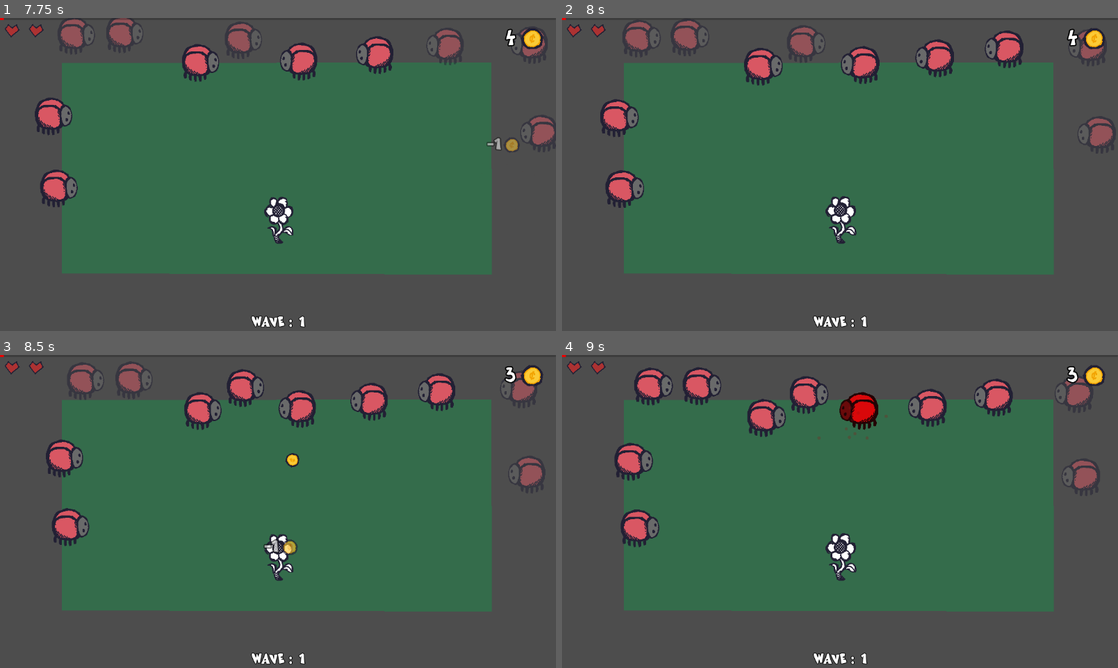
Above: before the commit, frames 1-4 (two rows, left to right).
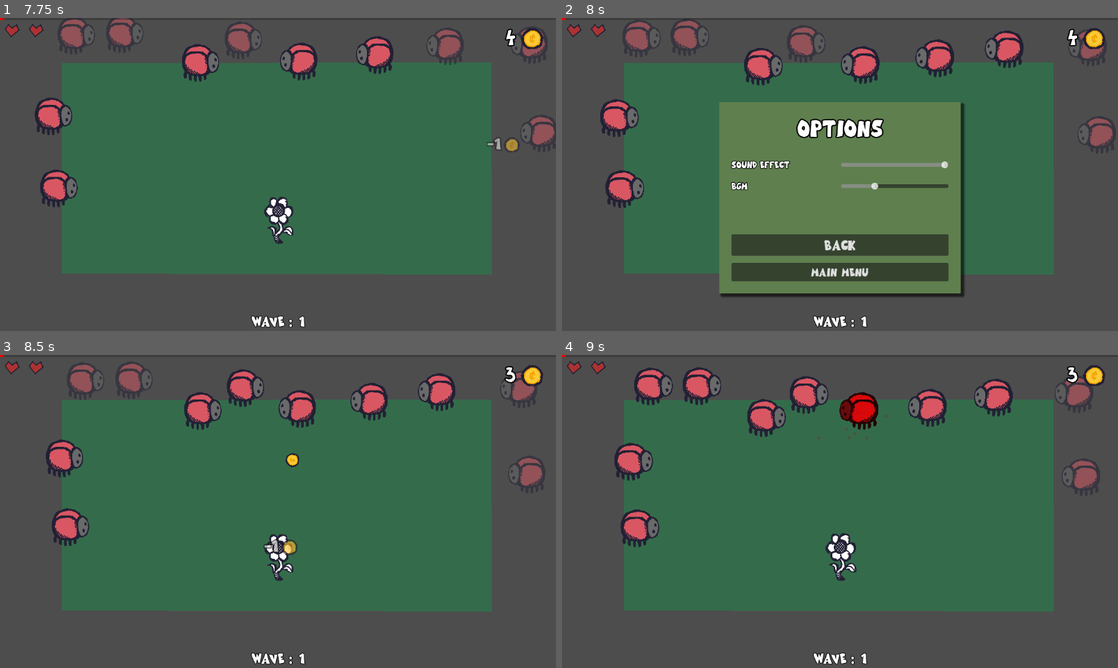
Above: after the commit, the same moments.

Repository: sh1ft15/secret
Game: Godot game, scene res://scenes/menu.tscn
The game is run twice, just before and just after one commit, with the same random seed, the same clock (stepped at 60 frames per second) and the same inputs.
Inputs (mouse positions are in pixels of both pictures, inside the frame that each line leads up to):
- Up to frame 1 (7.75 s): click "Credit" at 0.5 s; click "Main Menu" at 1.25 s; click "Start" at 2 s; tap Enter at 2.75 s; drag from (278, 218) to (333, 105) at 2.77 s; drag from (166, 190) to (278, 218) at 3.52 s; move the mouse to (333, 105) at 4.27 s; press the mouse at (333, 105) at 4.28 s; release the mouse at (333, 105) at 5 s; drag from (5, 93) to (278, 168) at 5.02 s; drag from (22, 180) to (305, 174) at 5.77 s; drag from (61, 18) to (194, 96) at 6.52 s; move the mouse to (500, 155) at 7.27 s; press the mouse at (500, 155) at 7.28 s
- Up to frame 2 (8 s): tap Escape (escape, bound only after the commit) at 7.9 s
- Up to frame 3 (8.5 s): release the mouse at (500, 492) at 8 s; click (278, 583) at 8 s, where only the run after the commit has a clickable "Back"
- Up to frame 4 (9 s): drag from (1084, 473) to (840, 555) at 8.77 s

Frame 1 is identical in both runs. In frame 2, 27% of the frame differs, in the area x 28-73%, y 26-90%; in frame 3, less than 0.1%; in frame 4, nothing differs.

Commit message:
Added option screen

Diff:
--- a/project.godot
+++ b/project.godot
@@ -28,6 +28,11 @@
 "events": [Object(InputEventMouseButton,"resource_local_to_scene":false,"resource_name":"","device":-1,"window_id":0,"a …(253 unchanged characters)…
 ]
 }
+escape={
+"deadzone": 0.5,
+"events": [Object(InputEventKey,"resource_local_to_scene":false,"resource_name":"","device":0,"window_id":0,"alt_pressed":false,"shift_pressed":false,"ctrl_pressed":false,"meta_pressed":false,"pressed":false,"keycode":0,"physical_keycode":4194305,"key_label":0,"unicode":0,"location":0,"echo":false,"script":null)
+]
+}
 
 [rendering]
 
--- a/scenes/credit.tscn
+++ b/scenes/credit.tscn
@@ -89,4 +89,9 @@
 theme_override_font_sizes/font_size = 30
 text = "Main Menu"
 
+[node name="AudioStreamPlayer2D" type="AudioStreamPlayer2D" parent="."]
+volume_db = -2.0
+pitch_scale = 2.0
+
+[connection signal="mouse_entered" from="Panel/VBoxContainer/Button" to="." method="_on_button_mouse_entered"]
 [connection signal="pressed" from="Panel/VBoxContainer/Button" to="." method="_on_button_pressed"]
--- a/scenes/game_over_screen.tscn
+++ b/scenes/game_over_screen.tscn
@@ -1,10 +1,10 @@
-[gd_scene load_steps=8 format=3 uid="uid://cc6gcl8dv6725"]
+[gd_scene load_steps=7 format=3 uid="uid://cc6gcl8dv6725"]
 
 [ext_resource type="Script" path="res://scripts/game_over_screen.gd" id="1_fywxd"]
 [ext_resource type="FontFile" uid="uid://0jrk3kh3t8wc" path="res://fonts/RuthlessSketch-q2xD6.ttf" id="2_nbasg"]
 
 [sub_resource type="StyleBoxFlat" id="StyleBoxFlat_6tj23"]
-bg_color = Color(0.972549, 0.972549, 0.92549, 1)
+bg_color = Color(0.372549, 0.498039, 0.305882, 1)
 expand_margin_left = 20.0
 expand_margin_top = 20.0
 expand_margin_right = 20.0
@@ -28,9 +28,6 @@
 font_size = 25
 outline_size = 6
 outline_color = Color(0, 0, 0, 1)
-
-[sub_resource type="StyleBoxFlat" id="StyleBoxFlat_d1s5v"]
-bg_color = Color(0, 0, 0, 1)
 
 [node name="GameOverScreen" type="CenterContainer"]
 anchors_preset = 8
@@ -144,7 +141,6 @@
 layout_mode = 2
 theme_override_fonts/font = ExtResource("2_nbasg")
 theme_override_font_sizes/font_size = 24
-theme_override_styles/normal = SubResource("StyleBoxFlat_d1s5v")
 text = "RESTART
 "
 
--- a/scenes/main.tscn
+++ b/scenes/main.tscn
@@ -1,8 +1,9 @@
-[gd_scene load_steps=17 format=3 uid="uid://bm3yot7h8v3c5"]
+[gd_scene load_steps=18 format=3 uid="uid://bm3yot7h8v3c5"]
 
 [ext_resource type="Script" path="res://scripts/main.gd" id="1_3doha"]
 [ext_resource type="PackedScene" uid="uid://dpdy6hqdxypsq" path="res://scenes/player.tscn" id="2_s43kx"]
 [ext_resource type="PackedScene" uid="uid://cc6gcl8dv6725" path="res://scenes/game_over_screen.tscn" id="3_n78lo"]
+[ext_resource type="PackedScene" uid="uid://cqlobr8nugp03" path="res://scenes/option_screen.tscn" id="4_5aekh"]
 [ext_resource type="FontFile" uid="uid://0jrk3kh3t8wc" path="res://fonts/RuthlessSketch-q2xD6.ttf" id="5_dkiys"]
 [ext_resource type="PackedScene" uid="uid://cq8nyfcvs6rxv" path="res://scenes/upgrade_screen.tscn" id="5_do4jj"]
 [ext_resource type="PackedScene" uid="uid://8ilowit2o8th" path="res://scenes/spawn_point.tscn" id="5_pmoai"]
@@ -60,6 +61,10 @@
 player = NodePath("../../Player")
 
 [node name="GameOverScreen" parent="CanvasLayer" instance=ExtResource("3_n78lo")]
+visible = false
+
+[node name="OptionScreen" parent="CanvasLayer" instance=ExtResource("4_5aekh")]
+visible = false
 
 [node name="Hearts" type="HBoxContainer" parent="CanvasLayer"]
 offset_right = 300.0
@@ -220,7 +225,7 @@
 
 [node name="BackgroundMusic" type="AudioStreamPlayer2D" parent="."]
 stream = ExtResource("10_8difk")
-volume_db = -5.0
+volume_db = -10.0
 autoplay = true
 
 [connection signal="body_entered" from="AttackField" to="." method="_on_attack_field_body_entered"]
--- /dev/null
+++ b/scenes/option_screen.tscn
@@ -0,0 +1,132 @@
+[gd_scene load_steps=6 format=3 uid="uid://cqlobr8nugp03"]
+
+[ext_resource type="Script" path="res://scripts/option_screen.gd" id="1_1ofs6"]
+[ext_resource type="FontFile" uid="uid://0jrk3kh3t8wc" path="res://fonts/RuthlessSketch-q2xD6.ttf" id="1_lvyc4"]
+
+[sub_resource type="StyleBoxFlat" id="StyleBoxFlat_0roqk"]
+bg_color = Color(0.372549, 0.498039, 0.305882, 1)
+border_color = Color(0.903598, 0.903598, 0.903598, 1)
+shadow_size = 5
+shadow_offset = Vector2(5, 5)
+
+[sub_resource type="LabelSettings" id="LabelSettings_pchte"]
+font = ExtResource("1_lvyc4")
+font_size = 50
+outline_size = 10
+outline_color = Color(0, 0, 0, 1)
+
+[sub_resource type="LabelSettings" id="LabelSettings_5hux5"]
+font = ExtResource("1_lvyc4")
+font_size = 20
+outline_size = 5
+outline_color = Color(0, 0, 0, 1)
+
+[node name="OptionScreen" type="Control"]
+layout_mode = 3
+anchors_preset = 8
+anchor_left = 0.5
+anchor_top = 0.5
+anchor_right = 0.5
+anchor_bottom = 0.5
+grow_horizontal = 2
+grow_vertical = 2
+script = ExtResource("1_1ofs6")
+
+[node name="Panel" type="Panel" parent="."]
+z_index = 10
+layout_mode = 1
+anchors_preset = 8
+anchor_left = 0.5
+anchor_top = 0.5
+anchor_right = 0.5
+anchor_bottom = 0.5
+offset_left = -250.0
+offset_top = -150.0
+offset_right = 250.0
+offset_bottom = 246.0
+grow_horizontal = 2
+grow_vertical = 2
+theme_override_styles/panel = SubResource("StyleBoxFlat_0roqk")
+
+[node name="VBoxContainer" type="VBoxContainer" parent="Panel"]
+layout_mode = 1
+anchors_preset = 15
+anchor_right = 1.0
+anchor_bottom = 1.0
+offset_left = 25.0
+offset_top = 25.0
+offset_right = -25.0
+offset_bottom = -25.0
+grow_horizontal = 2
+grow_vertical = 2
+theme_override_constants/separation = 35
+
+[node name="Title" type="Label" parent="Panel/VBoxContainer"]
+layout_mode = 2
+text = "Options"
+label_settings = SubResource("LabelSettings_pchte")
+horizontal_alignment = 1
+
+[node name="List" type="VBoxContainer" parent="Panel/VBoxContainer"]
+layout_mode = 2
+size_flags_vertical = 3
+theme_override_constants/separation = 20
+
+[node name="SFX" type="HBoxContainer" parent="Panel/VBoxContainer/List"]
+layout_mode = 2
+alignment = 1
+
+[node name="Label" type="Label" parent="Panel/VBoxContainer/List/SFX"]
+layout_mode = 2
+size_flags_horizontal = 3
+text = "Sound Effect"
+label_settings = SubResource("LabelSettings_5hux5")
+
+[node name="SFXSlider" type="HSlider" parent="Panel/VBoxContainer/List/SFX"]
+layout_mode = 2
+size_flags_horizontal = 3
+size_flags_vertical = 4
+max_value = 1.0
+step = 0.1
+
+[node name="BGM" type="HBoxContainer" parent="Panel/VBoxContainer/List"]
+layout_mode = 2
+alignment = 1
+
+[node name="Label" type="Label" parent="Panel/VBoxContainer/List/BGM"]
+layout_mode = 2
+size_flags_horizontal = 3
+text = "BGM"
+label_settings = SubResource("LabelSettings_5hux5")
+
+[node name="BGMSlider" type="HSlider" parent="Panel/VBoxContainer/List/BGM"]
+layout_mode = 2
+size_flags_horizontal = 3
+size_flags_vertical = 4
+max_value = 1.0
+step = 0.1
+
+[node name="Buttons" type="VBoxContainer" parent="Panel/VBoxContainer"]
+layout_mode = 2
+theme_override_constants/separation = 15
+
+[node name="Back" type="Button" parent="Panel/VBoxContainer/Buttons"]
+layout_mode = 2
+theme_override_fonts/font = ExtResource("1_lvyc4")
+theme_override_font_sizes/font_size = 30
+text = "Back"
+
+[node name="MainMenu" type="Button" parent="Panel/VBoxContainer/Buttons"]
+layout_mode = 2
+theme_override_fonts/font = ExtResource("1_lvyc4")
+theme_override_font_sizes/font_size = 25
+text = "Main Menu"
+
+[node name="AudioStreamPlayer2D" type="AudioStreamPlayer2D" parent="."]
+
+[connection signal="drag_ended" from="Panel/VBoxContainer/List/SFX/SFXSlider" to="." method="_on_sfx_slider_drag_ended"]
+[connection signal="drag_ended" from="Panel/VBoxContainer/List/BGM/BGMSlider" to="." method="_on_bgm_slider_drag_ended"]
+[connection signal="mouse_entered" from="Panel/VBoxContainer/Buttons/Back" to="." method="_on_back_mouse_entered"]
+[connection signal="pressed" from="Panel/VBoxContainer/Buttons/Back" to="." method="_on_button_pressed"]
+[connection signal="mouse_entered" from="Panel/VBoxContainer/Buttons/MainMenu" to="." method="_on_main_menu_mouse_entered"]
+[connection signal="pressed" from="Panel/VBoxContainer/Buttons/MainMenu" to="." method="_on_main_menu_pressed"]
--- a/scripts/boss.gd
+++ b/scripts/boss.gd
@@ -71,7 +71,7 @@
 func isVunerable(): return is_vunerable
 
 func playAudio(stream, volume = 0):
-	audio.volume_db = volume
+	audio.volume_db = get_tree().current_scene.getSFXVolume(true)
 	audio.stream = stream
 	audio.play()
 
--- a/scripts/credit.gd
+++ b/scripts/credit.gd
@@ -1,6 +1,15 @@
 extends Control
 
-# var main_scene = preload("res://scenes/main.tscn").instantiate()
+var button_entered = preload("res://audios/button_entered.wav")
+
+@onready var audio = $AudioStreamPlayer2D
 
 func _on_button_pressed() -> void:
 	get_tree().change_scene_to_file("res://scenes/menu.tscn")
+
+func _on_button_mouse_entered() -> void:
+	playAudio(button_entered)
+
+func playAudio(stream):
+	audio.stream = stream
+	audio.play()
--- a/scripts/enemy.gd
+++ b/scripts/enemy.gd
@@ -98,15 +98,15 @@
 	animator.play('hurt')
 	get_tree().current_scene.spawnHitParticle(position, 'hit')
 	get_tree().current_scene.spawnHitRate(position, 1)
-	playAudio(bug_match_sound, -0.5)
+	playAudio(bug_match_sound)
 
 	await get_tree().create_timer(.1).timeout
 
 	emit_signal('matched')
 	queue_free()
 
-func playAudio(stream, volume = 0):
-	audio.volume_db = volume
+func playAudio(stream):
+	audio.volume_db = get_tree().current_scene.getSFXVolume(true)
 	audio.stream = stream
 	audio.play()
 
--- a/scripts/main.gd
+++ b/scripts/main.gd
@@ -10,10 +10,12 @@
 @onready var nav_region = $NavigationRegion2D
 @onready var game_over_screen = $CanvasLayer/GameOverScreen
 @onready var upgrades_screen = $CanvasLayer/SecretScreen
+@onready var option_screen = $CanvasLayer/OptionScreen
 @onready var kills_bar = $CanvasLayer/ProgressBar
 @onready var combo_counter = $CanvasLayer/ComboCounter
 @onready var wave_counter = $CanvasLayer/Level/Num
 @onready var player_coins_counter = $CanvasLayer/Coins/Num
+@onready var bgm_audio = $BackgroundMusic
 @onready var player = $Player
 
 var game_over = false
@@ -29,6 +31,11 @@
 var enemy_max_armor = 5
 var enemy_cur_armor = 2
 var enemy_cover_rate = 0
+
+var settings = {
+	'sfx': 1,
+	'bgm': 1
+}
 
 var score = {
 	'wave': 1,
@@ -51,6 +58,11 @@
 	upgrades_screen.connect('continue_pressed', _on_upgrades_continue_pressed)
 	game_over_screen.connect('restart_pressed', _on_restart_pressed)
 
+	setupOptionScreen()
+
+func _input(event: InputEvent) -> void:
+	if event.is_action_pressed("escape"): toggleOptionScreen()
+
 func _process(delta: float) -> void:
 	if game_over:
 		destroyEnemies()
@@ -69,6 +81,16 @@
 
 		for spawn_point in spawn_points:
 			spawnEnemy(spawn_point)
+
+func setupOptionScreen():
+	settings.bgm = db_to_linear(bgm_audio.volume_db)
+	option_screen.init(settings)
+	option_screen.connect('back_pressed', toggleOptionScreen)
+	option_screen.connect('sfx_updated', sfxVolumeUpdated)
+	option_screen.connect('bgm_updated', bgmVolumeUpdated)
+
+func toggleOptionScreen():
+	option_screen.visible = !option_screen.visible
 
 func showGameOverScreen():
 	game_over = true
@@ -194,6 +216,14 @@
 		enemy_cover_rate = min(data.enemy_cover_rate, 1)
 		max_active_bosses = min(data.max_active_bosses, 3)
 
+func sfxVolumeUpdated(volume): settings.sfx = volume
+
+func getSFXVolume(db = false):
+	return linear_to_db(settings.sfx) if db else settings.sfx
+
+func bgmVolumeUpdated(volume):
+	bgm_audio.volume_db = linear_to_db(volume)
+
 func _on_upgrades_continue_pressed(secrets) -> void:
 	upgrades_screen.visible = false
 	game_over = false
--- /dev/null
+++ b/scripts/option_screen.gd
@@ -0,0 +1,39 @@
+extends Control
+
+var button_entered = preload("res://audios/button_entered.wav")
+
+@onready var sfx_slider = $Panel/VBoxContainer/List/SFX/SFXSlider
+@onready var bgm_slider = $Panel/VBoxContainer/List/BGM/BGMSlider
+@onready var audio = $AudioStreamPlayer2D
+
+signal back_pressed
+signal sfx_updated
+signal bgm_updated
+
+func init(values):
+	sfx_slider.value = values.sfx
+	bgm_slider.value = values.bgm
+
+
+
+func _on_button_pressed() -> void:
+	emit_signal('back_pressed')
+
+func playAudio(stream):
+	audio.stream = stream
+	audio.play()
+
+func _on_sfx_slider_drag_ended(value_changed: bool) -> void:
+	emit_signal('sfx_updated', sfx_slider.value)
+
+func _on_bgm_slider_drag_ended(value_changed: bool) -> void:
+	emit_signal('bgm_updated', bgm_slider.value)
+
+func _on_main_menu_pressed() -> void:
+	get_tree().change_scene_to_file("res://scenes/menu.tscn")
+
+func _on_back_mouse_entered() -> void:
+	playAudio(button_entered)
+
+func _on_main_menu_mouse_entered() -> void:
+	playAudio(button_entered)
--- a/scripts/player.gd
+++ b/scripts/player.gd
@@ -89,8 +89,8 @@
 
 		is_death = health <= 0
 
-func playAudio(stream, volume = 0):
-	audio.volume_db = volume
+func playAudio(stream):
+	audio.volume_db = get_tree().current_scene.getSFXVolume(true)
 	audio.stream = stream
 	audio.play()
 
